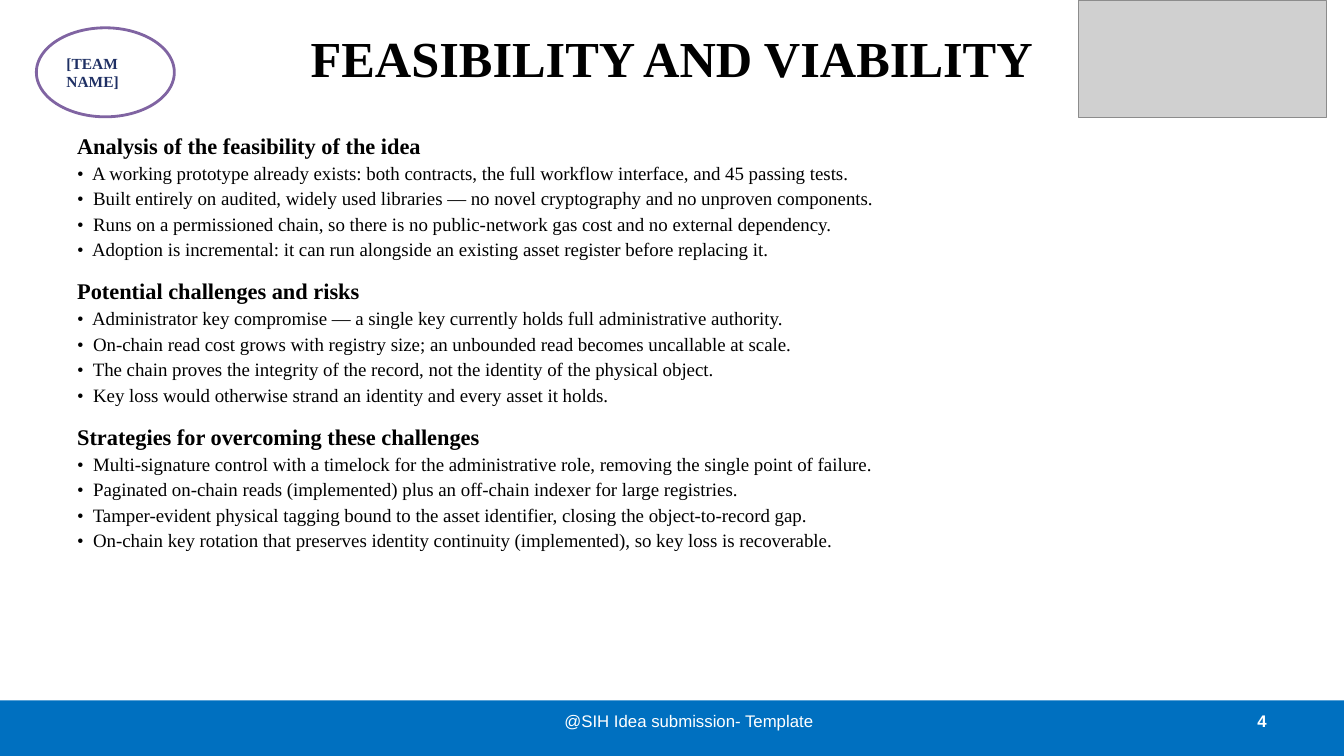
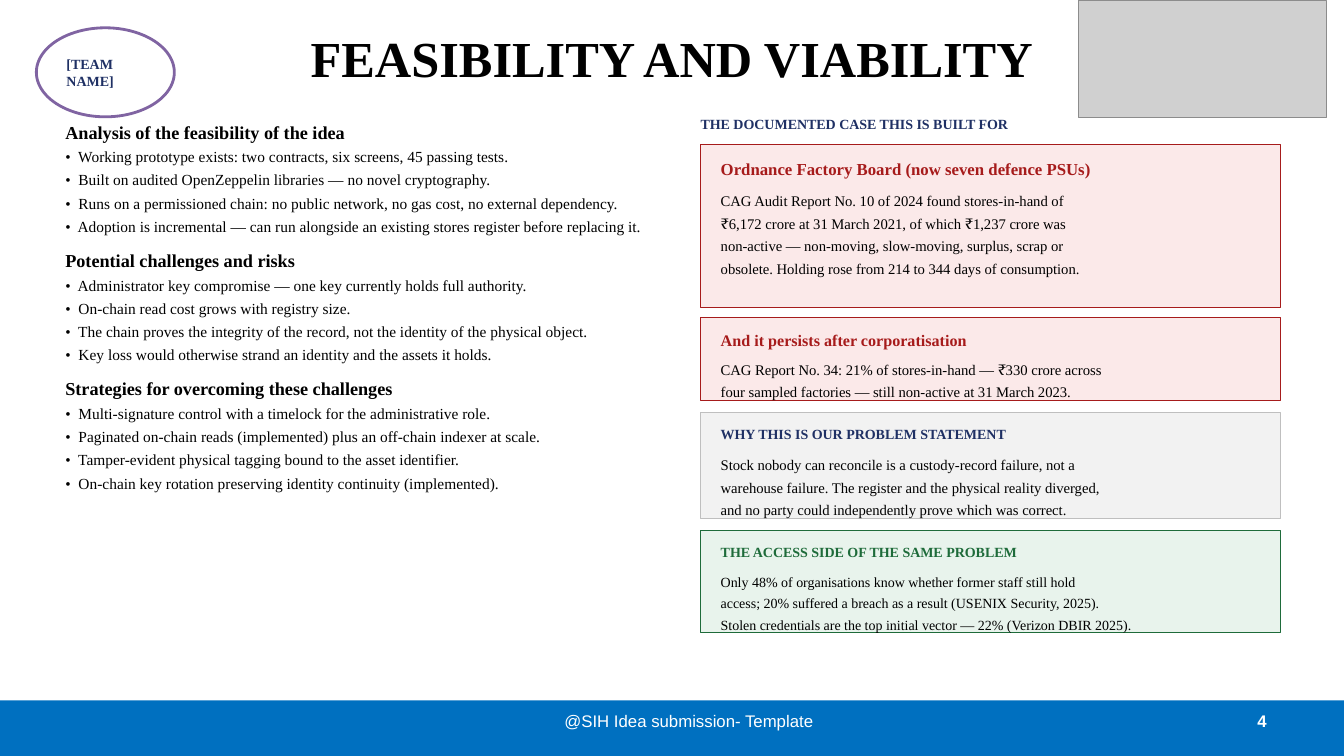
Before and after one commit to tohraan/chainid-vault, a slide deck: slide 4 of docs/SIH2026_ChainIDVault_IdeaPPT.pptx. Drawn at 1344x756 pixels with LibreOffice and Linux fonts; fonts in the diff are those of the drawing; grey boxes stand for pictures. Boxes give left, top, right and bottom in pixels: in the first picture for what was removed or moved away, otherwise in the second. Text is boxed around its words. In the diff, an @@ line names an element or a change of style, - is before the commit and + after.

```diff
--- a/docs/SIH2026_ChainIDVault_IdeaPPT.pptx
+++ b/docs/SIH2026_ChainIDVault_IdeaPPT.pptx
@@ ellipse "[TEAM NAME]" at bbox=[36, 28, 174, 117]: size 11 to 10 pt @@
@@ text "Analysis of the feasibility of ...": place and size @@
-text "Analysis of the feasibility of ..." at bbox=[77, 138, 873, 551]
+text "Analysis of the feasibility of ..." at bbox=[65, 126, 640, 492]
@@ text added at bbox=[701, 119, 1008, 129], 10 pt, text #1F3064, bold @@
+THE DOCUMENTED CASE THIS IS BUILT FOR
@@ text at bbox=[65, 126, 588, 399]: size 16 to 13 pt in "Analysis of the feasibility of the idea", "Potential challenges and risks", "Strategies for overcoming these challenges"; size 13.5 to 11 pt in "• The chain proves the integrity of ..."; less space between paragraphs; line spacing 1 to 1.1 @@
@@ rectangle added at bbox=[701, 144, 1280, 308], fill #FBE9E9, outline #A61B1B 0.75 pt @@
@@ text at bbox=[78, 151, 640, 235]: text changed; size 13.5 to 11 pt @@
-• A working prototype already exists: both contracts, the full workflow interface, and 45 passing tests.
-• Built entirely on audited, widely used libraries — no novel cryptography and no unproven components.
-• Runs on a permissioned chain, so there is no public-network gas cost and no external dependency.
-• Adoption is incremental: it can run alongside an existing asset register before replacing it.
+• Working prototype exists: two contracts, six screens, 45 passing tests.
+• Built on audited OpenZeppelin libraries — no novel cryptography.
+• Runs on a permissioned chain: no public network, no gas cost, no external dependency.
+• Adoption is incremental — can run alongside an existing stores register before replacing it.
@@ text added at bbox=[721, 163, 1091, 179], 12 pt, text #A61B1B, bold @@
+Ordnance Factory Board (now seven defence PSUs)
@@ text added at bbox=[721, 195, 1079, 277], 10.5 pt, text #000000 @@
+CAG Audit Report No. 10 of 2024 found stores-in-hand of
+₹6,172 crore at 31 March 2021, of which ₹1,237 crore was
+non-active — non-moving, slow-moving, surplus, scrap or
+obsolete. Holding rose from 214 to 344 days of consumption.
@@ text at bbox=[78, 280, 527, 318]: text changed; size 13.5 to 11 pt @@
-• Administrator key compromise — a single key currently holds full administrative authority.
-• On-chain read cost grows with registry size; an unbounded read becomes uncallable at scale.
+• Administrator key compromise — one key currently holds full authority.
+• On-chain read cost grows with registry size.
@@ rectangle added at bbox=[701, 318, 1280, 400], fill #FBE9E9, outline #A61B1B 0.75 pt @@
@@ text at bbox=[78, 349, 491, 364]: text changed; size 13.5 to 11 pt @@
-• Key loss would otherwise strand an identity and every asset it holds.
+• Key loss would otherwise strand an identity and the assets it holds.
@@ text added at bbox=[721, 334, 967, 350], 11.5 pt, text #A61B1B, bold @@
+And it persists after corporatisation
@@ text added at bbox=[721, 364, 1102, 401], 10.5 pt, text #000000 @@
+CAG Report No. 34: 21% of stores-in-hand — ₹330 crore across
+four sampled factories — still non-active at 31 March 2023.
@@ text at bbox=[78, 408, 540, 492]: text changed; size 13.5 to 11 pt @@
-• Multi-signature control with a timelock for the administrative role, removing the single point of failure.
-• Paginated on-chain reads (implemented) plus an off-chain indexer for large registries.
-• Tamper-evident physical tagging bound to the asset identifier, closing the object-to-record gap.
-• On-chain key rotation that preserves identity continuity (implemented), so key loss is recoverable.
+• Multi-signature control with a timelock for the administrative role.
+• Paginated on-chain reads (implemented) plus an off-chain indexer at scale.
+• Tamper-evident physical tagging bound to the asset identifier.
+• On-chain key rotation preserving identity continuity (implemented).
@@ rectangle added at bbox=[701, 412, 1280, 518], fill #F2F2F2, outline #BFBFBF 0.75 pt @@
@@ text added at bbox=[721, 429, 1006, 439], 10 pt, text #1F3064, bold @@
+WHY THIS IS OUR PROBLEM STATEMENT
@@ text added at bbox=[721, 459, 1099, 519], 10.5 pt, text #000000 @@
+Stock nobody can reconcile is a custody-record failure, not a
+warehouse failure. The register and the physical reality diverged,
+and no party could independently prove which was correct.
@@ rectangle added at bbox=[701, 530, 1280, 633], fill #E8F3EC, outline #1E6B3A 0.75 pt @@
@@ text added at bbox=[721, 547, 1017, 557], 10 pt, text #1E6B3A, bold @@
+THE ACCESS SIDE OF THE SAME PROBLEM
@@ text added at bbox=[721, 577, 1131, 633], 10 pt, text #000000 @@
+Only 48% of organisations know whether former staff still hold
+access; 20% suffered a breach as a result (USENIX Security, 2025).
+Stolen credentials are the top initial vector — 22% (Verizon DBIR 2025).
```
Also in this commit, not shown: 5 other slides changed, 1 other file.
